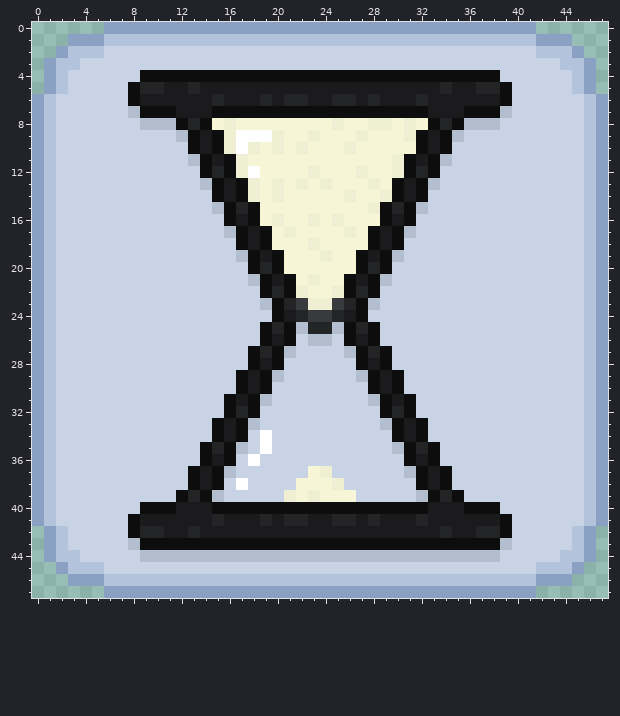
Two versions of one pixel-art file, img/icon-48.ase. The picture above is the old version.
48x48 pixels, 1 frame. Colours within 5 levels of each other are drawn and written as one.
The result:
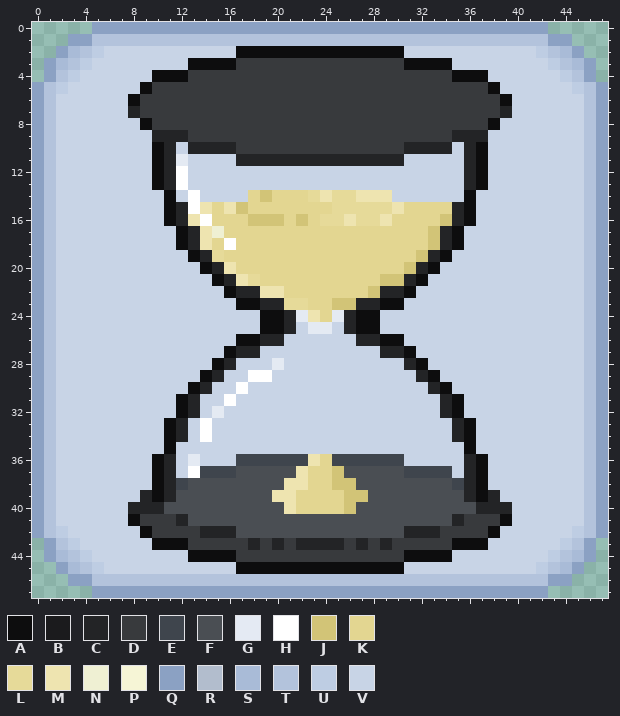
Palette (. is transparent): A #0d0d0e  B #1b1b1d  C #232426  D #383a3d  E #3f454d  F #4a4e53  G #e4eaf3  H #ffffff  J #d2c477  K #e3d691  L #e6da99  M #eee4b0  N #eff0d3  P #f6f5d6  Q #8ba1c3  R #b2bdcd  S #a9bbd7  T #b3c3dc  U #becde3  V #c8d4e6
The edit:
layer "Background" added
layer "Bases" added
layer "Base Light" added
layer "Flask" added
layer "Sand" added
layer "Highlight" added
layer "background" removed
layer "shadow" removed
layer "sand" removed
layer "outline" removed
layer "highlight" removed
@@ x 0..47 @@
- 0 ......QQQQQQQQQQQQQQQQQQQQQQQQQQQQQQQQQQQQ......
- 1 ...QQQTTTTTTTTTTTTTTTTTTTTTTTTTTTTTTTTTTTTQQQ...
- 2 ..QTTTVVVVVVVVVVVVVVVVVVVVVVVVVVVVVVVVVVVVTTTQ..
- 3 .QTTVVVVVVVVVVVVVVVVVVVVVVVVVVVVVVVVVVVVVVVVTTQ.
- 4 .QTVVVVVVAAAAAAAAAAAAAAAAAAAAAAAAAAAAAAVVVVVVTQ.
- 5 .QTVVVVVACCBBCBBBBBBBBBBBBBBBBBBBBCBBCCAVVVVVTQ.
- 6 QTVVVVVVABBBBBBCBBBCBCCBBCCBCBBBCBBBBBBAVVVVVVTQ
- 7 QTVVVVVVRAAABBBAAAAAAAAAAAAAAAAAABBBAAARVVVVVVTQ
- 8 QTVVVVVVVRRRACAPNPPPPPPPPNPPNNPNPACARRRVVVVVVVTQ
- 9 QTVVVVVVVVVVRABANHHHNPPNPPPNPPPNABARVVVVVVVVVVTQ
-10 QTVVVVVVVVVVVABANHNPNPNPPPNPPPPPABAVVVVVVVVVVVTQ
-11 QTVVVVVVVVVVVRABANPPPPPPPPPPPPNABARVVVVVVVVVVVTQ
-12 QTVVVVVVVVVVVVACANHPPPPNPPPNPPNACAVVVVVVVVVVVVTQ
-13 QTVVVVVVVVVVVVRABANPNPNPNPPPNPABARVVVVVVVVVVVVTQ
-14 QTVVVVVVVVVVVVVABANPNPPPPPNPPNABAVVVVVVVVVVVVVTQ
-15 QTVVVVVVVVVVVVVRACAPPPPPPPPPNACARVVVVVVVVVVVVVTQ
-16 QTVVVVVVVVVVVVVVABAPNPPNPNPPPABAVVVVVVVVVVVVVVTQ
-17 QTVVVVVVVVVVVVVVRABAPNPPPPNPABARVVVVVVVVVVVVVVTQ
-18 QTVVVVVVVVVVVVVVVABAPPPNPPPPABAVVVVVVVVVVVVVVVTQ
-19 QTVVVVVVVVVVVVVVVRABAPPPNPPABARVVVVVVVVVVVVVVVTQ
-20 QTVVVVVVVVVVVVVVVVACAPPPPPPACAVVVVVVVVVVVVVVVVTQ
-21 QTVVVVVVVVVVVVVVVVRABAPNPPABARVVVVVVVVVVVVVVVVTQ
-22 QTVVVVVVVVVVVVVVVVVACANPPNACAVVVVVVVVVVVVVVVVVTQ
-23 QTVVVVVVVVVVVVVVVVVRACDNNDCARVVVVVVVVVVVVVVVVVTQ
-24 QTVVVVVVVVVVVVVVVVVVABCDDCBAVVVVVVVVVVVVVVVVVVTQ
-25 QTVVVVVVVVVVVVVVVVVACARCCRACAVVVVVVVVVVVVVVVVVTQ
-26 QTVVVVVVVVVVVVVVVVVABAVRRVABAVVVVVVVVVVVVVVVVVTQ
-27 QTVVVVVVVVVVVVVVVVACARVVVVRACAVVVVVVVVVVVVVVVVTQ
-28 QTVVVVVVVVVVVVVVVVABAVVVVVVABAVVVVVVVVVVVVVVVVTQ
-29 QTVVVVVVVVVVVVVVVABARVVVVVVRABAVVVVVVVVVVVVVVVTQ
-30 QTVVVVVVVVVVVVVVVABAVVVVVVVVABAVVVVVVVVVVVVVVVTQ
-31 QTVVVVVVVVVVVVVVABARVVVVVVVVRABAVVVVVVVVVVVVVVTQ
-32 QTVVVVVVVVVVVVVVACAVVVVVVVVVVACAVVVVVVVVVVVVVVTQ
-33 QTVVVVVVVVVVVVVABARVVVVVVVVVVRABAVVVVVVVVVVVVVTQ
-34 QTVVVVVVVVVVVVVABAVHVVVVVVVVVVABAVVVVVVVVVVVVVTQ
-35 QTVVVVVVVVVVVVACARVHVVVVVVVVVVRACAVVVVVVVVVVVVTQ
-36 QTVVVVVVVVVVVVABAVHVVVVVVVVVVVVABAVVVVVVVVVVVVTQ
-37 QTVVVVVVVVVVVABARVVVVVVPNVVVVVVRABAVVVVVVVVVVVTQ
-38 QTVVVVVVVVVVVABAVHVVVVPPPNVVVVVVABAVVVVVVVVVVVTQ
-39 QTVVVVVVVVVVACARVVVVVNPNPPPVVVVVRACAVVVVVVVVVVTQ
-40 QTVVVVVVVAAABBBAAAAAAAAAAAAAAAAAABBBAAAVVVVVVVTQ
-41 QTVVVVVVABBBBBBCBBBCBCCBBCCBCBBBCBBBBBBAVVVVVVTQ
-42 .QTVVVVVACCBBCBBBBBBBBBBBBBBBBBBBBCBBCCAVVVVVTQ.
-43 .QTVVVVVRAAAAAAAAAAAAAAAAAAAAAAAAAAAAAARVVVVVTQ.
-44 .QTTVVVVVRRRRRRRRRRRRRRRRRRRRRRRRRRRRRRVVVVVTTQ.
-45 ..QTTTVVVVVVVVVVVVVVVVVVVVVVVVVVVVVVVVVVVVTTTQ..
-46 ...QQQTTTTTTTTTTTTTTTTTTTTTTTTTTTTTTTTTTTTQQQ...
-47 ......QQQQQQQQQQQQQQQQQQQQQQQQQQQQQQQQQQQQ......
+ 0 .....QQQQQQQQQQQQQQQQQQQQQQQQQQQQQQQQQQQQQQ.....
+ 1 ...QQTTTTTTTTTTTTTTTTTTTTTTTTTTTTTTTTTTTTTTQQ...
+ 2 ..QSTUVVVVVVVVVVVAAAAAAAAAAAAAAVVVVVVVVVVVUTSQ..
+ 3 .QSTUVVVVVVVVAAAADDDDDDDDDDDDDDAAAAVVVVVVVVUTSQ.
+ 4 .QTUVVVVVVAAADDDDDDDDDDDDDDDDDDDDDDAAAVVVVVVUTQ.
+ 5 QTUVVVVVVADDDDDDDDDDDDDDDDDDDDDDDDDDDDAVVVVVVUTQ
+ 6 QTVVVVVVADDDDDDDDDDDDDDDDDDDDDDDDDDDDDDAVVVVVVTQ
+ 7 QTVVVVVVCDDDDDDDDDDDDDDDDDDDDDDDDDDDDDDCVVVVVVTQ
+ 8 QTVVVVVVVADDDDDDDDDDDDDDDDDDDDDDDDDDDDAVVVVVVVTQ
+ 9 QTVVVVVVVVCCCDDDDDDDDDDDDDDDDDDDDDDCCCVVVVVVVVTQ
+10 QTVVVVVVVVACVCCCCDDDDDDDDDDDDDDCCCCVCAVVVVVVVVTQ
+11 QTVVVVVVVVACGVVVVCCCCCCCCCCCCCCVVVVVCAVVVVVVVVTQ
+12 QTVVVVVVVVACHVVVVVVVVVVVVVVVVVVVVVVVCAVVVVVVVVTQ
+13 QTVVVVVVVVACHVVVVVVVVVVVVVVVVVVVVVVVCAVVVVVVVVTQ
+14 QTVVVVVVVVVAVHVVVVKJKKKLMLLMMMVVVVVVAVVVVVVVVVTQ
+15 QTVVVVVVVVVACHMKMJKKKKKKKLLLLLMKKKKCAVVVVVVVVVTQ
+16 QTVVVVVVVVVACMHKKKJJJKJKLLMLLMKKKKJCAVVVVVVVVVTQ
+17 QTVVVVVVVVVVACMNKKKKKKKKKKKKKKKKKJCAVVVVVVVVVVTQ
+18 QTVVVVVVVVVVACMKHKKKKKKKKKKKKKKKKJCAVVVVVVVVVVTQ
+19 QTVVVVVVVVVVVACLKKKKKKKKKKKKKKKKJCAVVVVVVVVVVVTQ
+20 QTVVVVVVVVVVVVACMKKKKKKKKKKKKKKJCAVVVVVVVVVVVVTQ
+21 QTVVVVVVVVVVVVVACMLKKKKKKKKKKJJCAVVVVVVVVVVVVVTQ
+22 QTVVVVVVVVVVVVVVACCMMKKKKKKKJCCAVVVVVVVVVVVVVVTQ
+23 QTVVVVVVVVVVVVVVVAACCLLKKJJCCAAVVVVVVVVVVVVVVVTQ
+24 QTVVVVVVVVVVVVVVVVVAACGMKGCAAVVVVVVVVVVVVVVVVVTQ
+25 QTVVVVVVVVVVVVVVVVVAACVGGVCAAVVVVVVVVVVVVVVVVVTQ
+26 QTVVVVVVVVVVVVVVVAACCVVVVVVCCAAVVVVVVVVVVVVVVVTQ
+27 QTVVVVVVVVVVVVVVACCVVVVVVVVVVCCAVVVVVVVVVVVVVVTQ
+28 QTVVVVVVVVVVVVVACVVVGVVVVVVVVVVCAVVVVVVVVVVVVVTQ
+29 QTVVVVVVVVVVVVACVVHHVVVVVVVVVVVVCAVVVVVVVVVVVVTQ
+30 QTVVVVVVVVVVVACVVHVVVVVVVVVVVVVVVCAVVVVVVVVVVVTQ
+31 QTVVVVVVVVVVACVVHVVVVVVVVVVVVVVVVVCAVVVVVVVVVVTQ
+32 QTVVVVVVVVVVACVGVVVVVVVVVVVVVVVVVVCAVVVVVVVVVVTQ
+33 QTVVVVVVVVVACVHVVVVVVVVVVVVVVVVVVVVCAVVVVVVVVVTQ
+34 QTVVVVVVVVVACVHVVVVVVVVVVVVVVVVVVVVCAVVVVVVVVVTQ
+35 QTVVVVVVVVVAVVVVVVVVVVVVVVVVVVVVVVVVAVVVVVVVVVTQ
+36 QTVVVVVVVVACVGVVVEEEEEEMKEEEEEEVVVVVCAVVVVVVVVTQ
+37 QTVVVVVVVVACVHEEEFFFFFMKKJFFFFFEEEEVCAVVVVVVVVTQ
+38 QTVVVVVVVVACEFFFFFFFFMMKKJJFFFFFFFFECAVVVVVVVVTQ
+39 QTVVVVVVVCACFFFFFFFFMMKKKKJJFFFFFFFFCACVVVVVVVTQ
+40 QTVVVVVVCCCFFFFFFFFFFMKKKKJFFFFFFFFFFCCCVVVVVVTQ
+41 QTVVVVVVADDDCFFFFFFFFFFFFFFFFFFFFFFCDDDAVVVVVVTQ
+42 QTUVVVVVVADDDDCCCFFFFFFFFFFFFFFCCCDDDDAVVVVVVUTQ
+43 .QTUVVVVVVAAADDDDDCDCDCCCCDCDCDDDDDAAAVVVVVVUTQ.
+44 .QSTUVVVVVVVVAAAADDDDDDDDDDDDDDAAAAVVVVVVVVUTSQ.
+45 ..QSTUVVVVVVVVVVVAAAAAAAAAAAAAAVVVVVVVVVVVUTSQ..
+46 ...QQTTTTTTTTTTTTTTTTTTTTTTTTTTTTTTTTTTTTTTQQ...
+47 .....QQQQQQQQQQQQQQQQQQQQQQQQQQQQQQQQQQQQQQ.....
